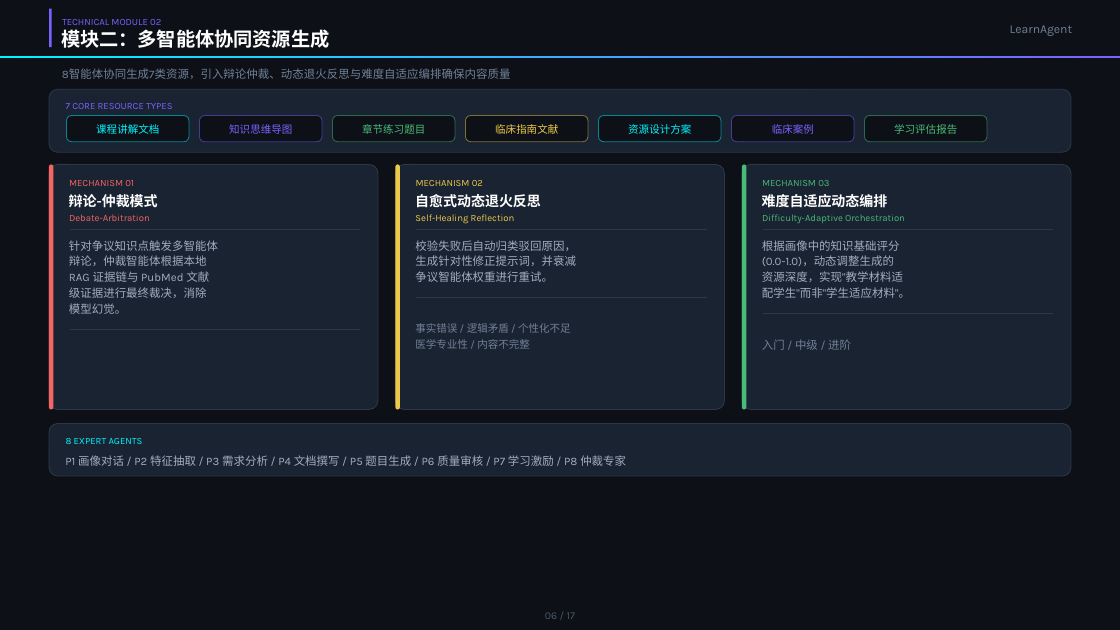
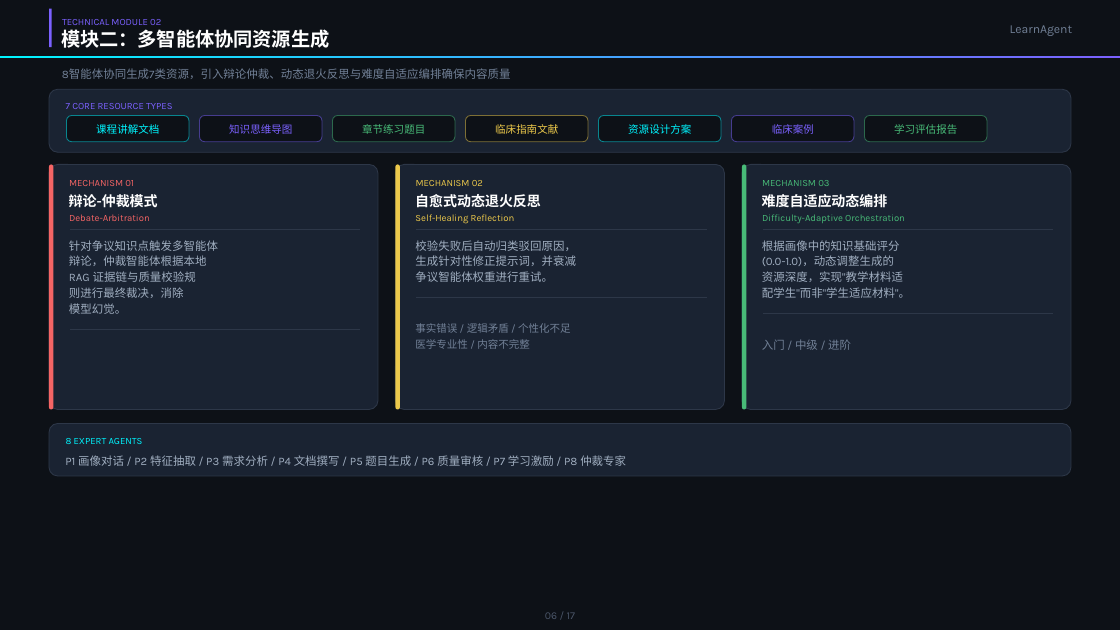
Before and after one commit to AttentionCoo/learning-characterizing-mas, a slide deck: slide 6 of docs/competition/LearnAgent.pptx. Drawn at 1120x630 pixels with LibreOffice and Linux fonts; fonts in the diff are those of the drawing. Boxes give left, top, right and bottom in pixels: in the first picture for what was removed or moved away, otherwise in the second. Text is boxed around its words. In the diff, an @@ line names an element or a change of style, - is before the commit and + after.

Commit message:
docs+feat: 全面移除 PubMed 相关内容,循证链路改走本地知识库
- VisionRAGBridge 剥离 PubMed 检索(MeSH 映射/查询生成/证据排序),保留本地 ChromaDB 循证
- vision_node 与 /model/medical/analyze-image 同步移除 PubMed 检索路径与响应字段
- prompts.yaml 循证提示词改为本地指南来源;前端 MedicalImageViewer 移除 PubMed 文献卡片
- README/ARCHITECTURE/需求规格/RAG技术文档/测试文档/接口文档/竞赛文档 全量清理并重编号
- 竞赛 PPTX 4 页 PubMed 文案改写为智能体共享记忆等真实已实现功能(XML 校验通过)

```diff
--- a/docs/competition/LearnAgent.pptx
+++ b/docs/competition/LearnAgent.pptx
@@ text at [69,287,184,298]: text changed @@
-级证据进行最终裁决，消除
+则进行最终裁决，消除
@@ text at [69,271,196,282]: text changed @@
-RAG 证据链与 PubMed 文献
+RAG 证据链与质量校验规
```
Also in this commit, not shown: 3 other slides changed, 17 other files.
